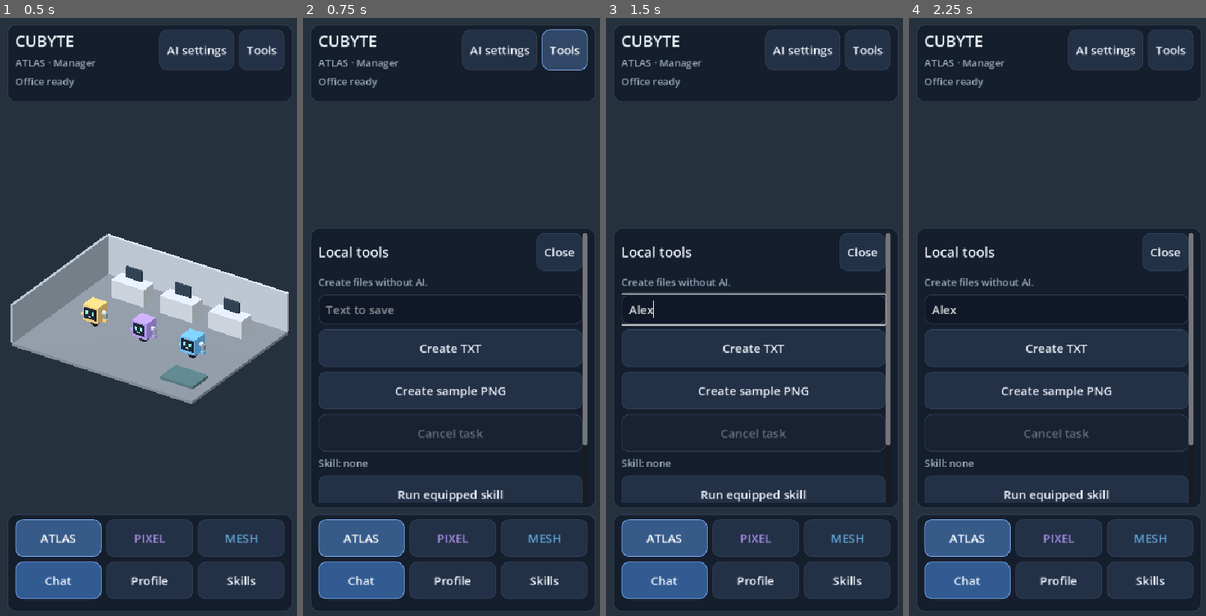
Above: before the commit, frames 1-4 (left to right).
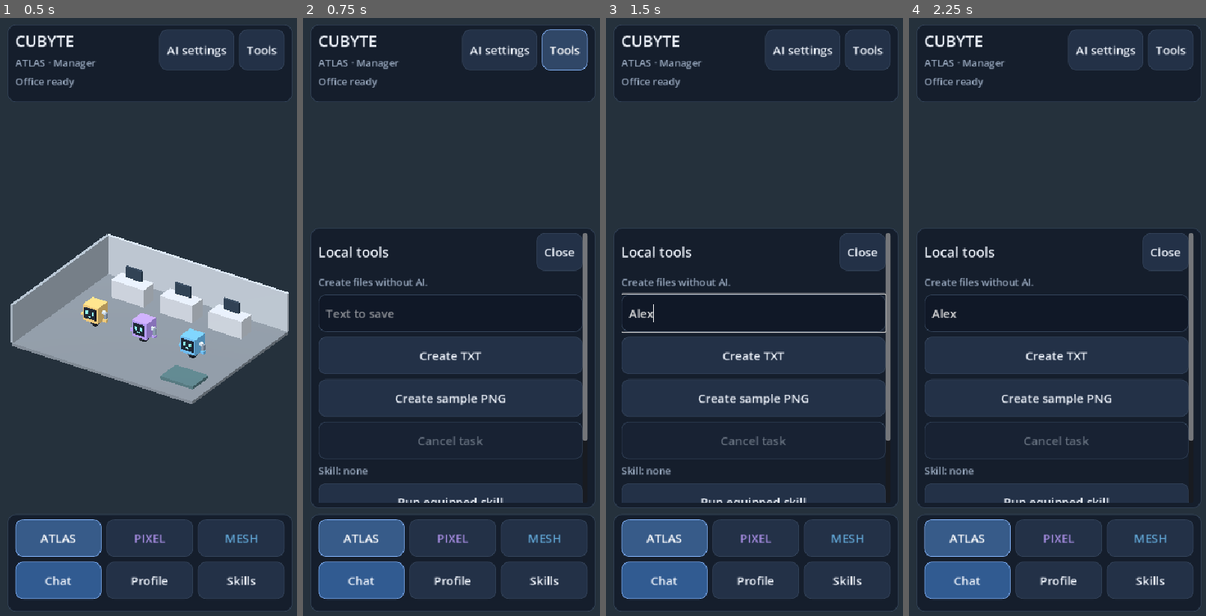
Above: after the commit, the same moments.

Repository: joparoxxx/VOXHAVEN
Game: Godot game, scene res://scenes/office.tscn
Two runs of this game, one before a commit and one after it. Both use one fixed random seed, a clock stepped at 60 frames per second and the inputs below.
Inputs (mouse positions are in pixels of both pictures, inside the frame that each line leads up to):
- Up to frame 1 (0.5 s): no input
- Up to frame 2 (0.75 s): click "Tools" at 0.5 s
- Up to frame 3 (1.5 s): click (754, 311) at 1.27 s; type "Alex" at 1.35 s
- Up to frame 4 (2.25 s): click "ATLAS" at 2 s

Frame 1 is identical in both runs. In frame 2, 6.6% of the frame differs, in the area x 5-96%, y 48-82%; in frame 3, 6.7%, in the area x 5-96%, y 47-82%; in frame 4, 6.4%.

Commit message:
feat(ui): improve profile and skill form touch targets [skip ci]

Diff:
--- a/game/scenes/office.gd
+++ b/game/scenes/office.gd
@@ -212,7 +212,7 @@
 	tools_header.add_child(UI.button("Close", _toggle_tools))
 	column.add_child(UI.label("Create files without AI.", 16, UI.MUTED))
 	input = LineEdit.new()
-	input.custom_minimum_size.y = 48
+	input.custom_minimum_size.y = 60
 	input.placeholder_text = "Text to save"
 	input.max_length = 2048
 	column.add_child(input)
@@ -376,18 +376,20 @@
 	skill_source.text = "---\nname: write-note\ndescription: Creates a local text note.\n---\n# Workflow\nSave the requested text."
 	column.add_child(skill_source)
 	var import_button := Button.new()
-	import_button.custom_minimum_size.y = 48
+	import_button.custom_minimum_size.y = 60
 	import_button.text = "Import pasted SKILL.md"
 	import_button.pressed.connect(_import_skill)
 	column.add_child(import_button)
 	skill_picker = OptionButton.new()
+	skill_picker.custom_minimum_size.y = 60
 	column.add_child(skill_picker)
 	tool_picker = OptionButton.new()
 	tool_picker.add_item("TXT (native text)")
 	tool_picker.add_item("PNG (native sample image)")
+	tool_picker.custom_minimum_size.y = 60
 	column.add_child(tool_picker)
 	var equip_button := Button.new()
-	equip_button.custom_minimum_size.y = 48
+	equip_button.custom_minimum_size.y = 60
 	equip_button.text = "Equip selected skill and tool"
 	equip_button.pressed.connect(_equip_skill)
 	column.add_child(equip_button)
@@ -473,6 +475,7 @@
 	column.add_child(profile_label)
 	personality_editor = LineEdit.new()
 	personality_editor.placeholder_text = "Personality"
+	personality_editor.custom_minimum_size.y = 60
 	personality_editor.max_length = 128
 	column.add_child(personality_editor)
 	memory_editor = TextEdit.new()
@@ -489,7 +492,7 @@
 	allow_png.text = "Allow PNG"
 	permissions.add_child(allow_png)
 	var save := Button.new()
-	save.custom_minimum_size.y = 48
+	save.custom_minimum_size.y = 60
 	save.text = "Save profile and permissions"
 	save.pressed.connect(_save_robot_profile)
 	column.add_child(save)
@@ -503,9 +506,10 @@
 	manager_tool = OptionButton.new()
 	manager_tool.add_item("TXT")
 	manager_tool.add_item("PNG")
+	manager_tool.custom_minimum_size.y = 60
 	column.add_child(manager_tool)
 	var delegate_button := Button.new()
-	delegate_button.custom_minimum_size.y = 48
+	delegate_button.custom_minimum_size.y = 60
 	delegate_button.text = "ATLAS: delegate task"
 	delegate_button.pressed.connect(_delegate_task)
 	column.add_child(delegate_button)
